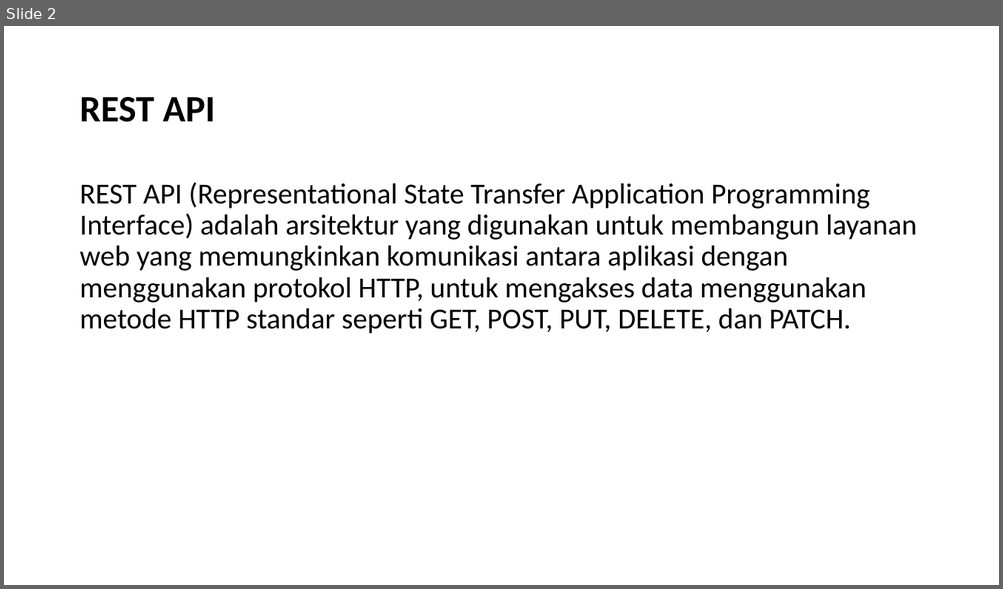
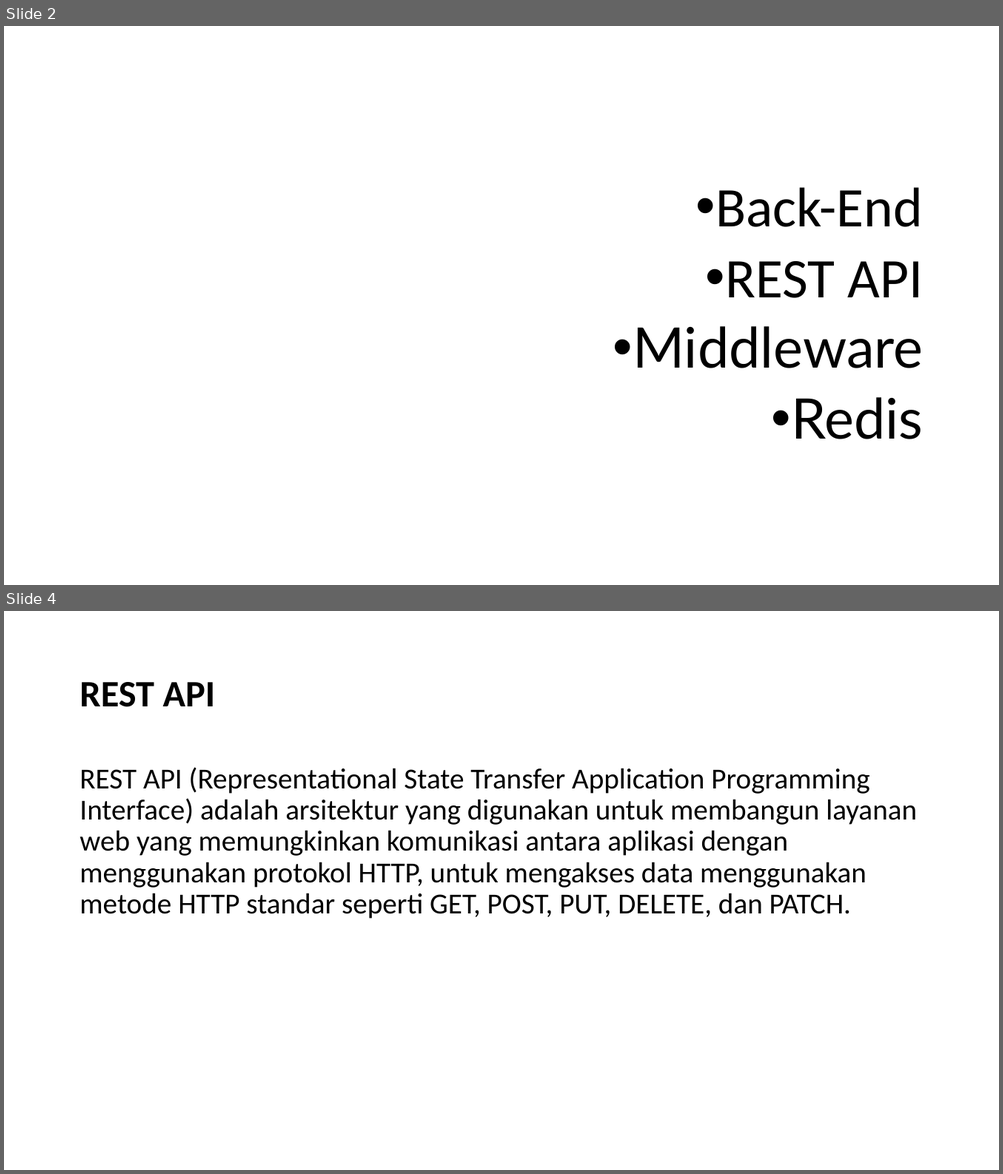
Before and after one commit to NandaHasnan/backend, a slide deck: ppt 2.pptx. Shown one above the other, each under a label of ours: slide 2 before the commit, slides 2 and 4 after it; the slides between them are not shown. The pictures are 1003x589 and 1003x1174 pixels, drawn with LibreOffice and Linux fonts; fonts in the diff are those of the drawing; background and template pictures are left out. Boxes give left, top, right and bottom in pixels: in the first picture for what was removed or moved away, otherwise in the second. Text is boxed around its words. In the diff, an @@ line names an element or a change of style, - is before the commit and + after.

```diff
--- a/ppt 2.pptx
+++ b/ppt 2.pptx
@@ slide 2 added at bbox=[4, 26, 999, 585], background picture (left out) @@
@@ text added at bbox=[632, 187, 923, 440], 54 pt, text #000000 @@
+• Back-End
+• REST API
+• Middleware
+• Redis
@@ what was slide 2 is now slide 4 @@
```
Also in this commit, not shown: 2 slides changed, 1 other slide added, 4 other files.
